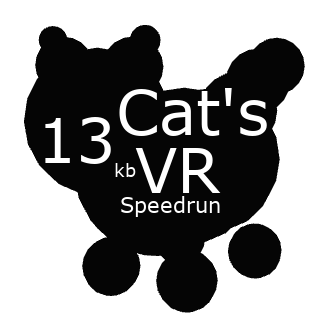
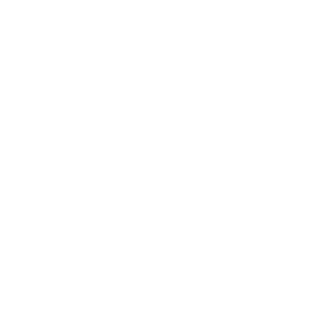
Comparing the layer stacks of the two 320x320 images. Changes:
hid "Pasted Layer #2" over (x1=24, y1=25, x2=305, y2=313)